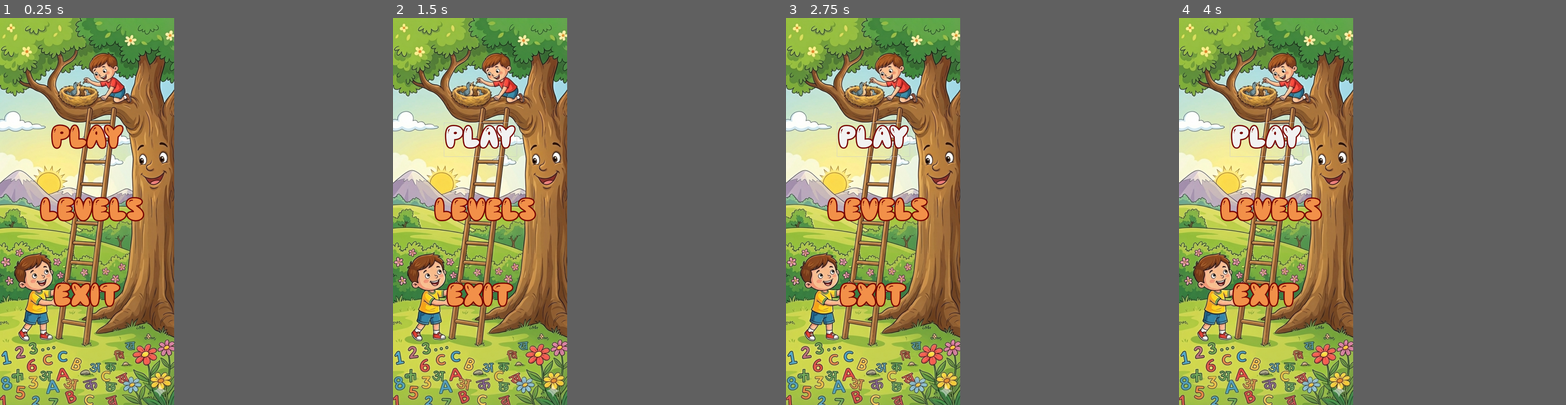
Above: before the commit, frames 1-4 (left to right).
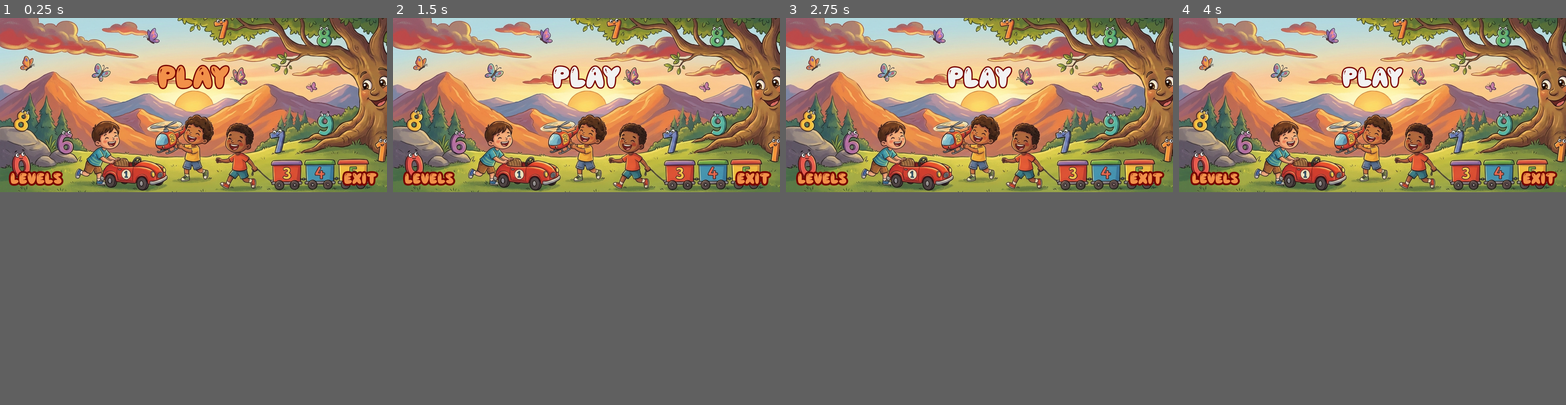
Above: after the commit, the same moments.

Repository: PramodCody/Kids_Classium
Game: Godot game, scene res://main_screen.tscn
The game is run twice, just before and just after one commit, with the same random seed, the same clock (stepped at 60 frames per second) and the same inputs. Sound files missing from this copy of the repository are replaced by a short silence.
Inputs:
- Up to frame 1 (0.25 s): no input
- Up to frame 2 (1.5 s): click "Levels" at 0.5 s; click "Play" at 1.25 s
- Up to frame 3 (2.75 s): click "Play" at 2 s
- Up to frame 4 (4 s): click "Levels" at 2.75 s; click "Play" at 3.5 s
In our replay, the window is 360x800 before the commit and 800x360 after it. These sizes can differ from the game's own. Grey fills any space a smaller window leaves; there, only what the larger window draws over its background counts as a difference.

The runs differ from the first frame. In frame 1, 66% of the frame differs, in the area x 0-100%, y 0-100%; in frame 2, 68%; in frame 3, 68%; in frame 4, 68%.

Commit message:
Main_Screen Scene Fixed

Diff:
--- a/main_screen.gd
+++ b/main_screen.gd
@@ -1,21 +1,35 @@
 extends Control
 
+#for Elastic Play
+func _process(delta: float) -> void:
+	pass
 
 func _on_play_button_pressed() -> void:
+	var new_font_size = $Play_Button.get_theme_font_size("font_size")
+	new_font_size -= 10
+	$Play_Button.add_theme_font_size_override("font_size", new_font_size)
+
 	$Button_Sound.play()
-	$Play_Button.add_theme_font_size_override("font_size", 195)
 	await $Button_Sound.finished
+
 	get_tree().change_scene_to_file("res://test_scene.tscn")
 
 
 func _on_levels_button_pressed() -> void:
+	var new_font_size = $Levels_Button.get_theme_font_size("font_size")
+	new_font_size -= 5
+
 	$Button_Sound.play()
-	$Levels_Button.add_theme_font_size_override("font_size", 195)
+	$Levels_Button.add_theme_font_size_override("font_size", new_font_size)
 	await $Button_Sound.finished
 
 
+func _on_exit_button_pressed() -> void:
+	var new_font_size = $Exit_Button.get_theme_font_size("font_size")
+	new_font_size -= 5
 
-func _on_exit_button_pressed() -> void:
 	$Button_Sound.play()
-	$Exit_Button.add_theme_font_size_override("font_size", 195)
+	$Exit_Button.add_theme_font_size_override("font_size", new_font_size)
 	await $Button_Sound.finished
+
+	get_tree().quit()
--- a/main_screen.tscn
+++ b/main_screen.tscn
@@ -1,10 +1,16 @@
-[gd_scene load_steps=6 format=3 uid="uid://csuhj8pxfpyp0"]
+[gd_scene load_steps=9 format=3 uid="uid://csuhj8pxfpyp0"]
 
 [ext_resource type="Script" uid="uid://0dmd21i1d2n0" path="res://main_screen.gd" id="1_kwhh3"]
-[ext_resource type="Texture2D" uid="uid://crai8q0avs77w" path="res://assests/images/Background_Image.png" id="1_w0p2i"]
+[ext_resource type="Texture2D" uid="uid://bgl10cn2wn4m7" path="res://assests/images/Background _Image.png" id="2_4sclt"]
 [ext_resource type="FontFile" uid="uid://r6l44rfpm70q" path="res://assests/fonts/button.otf" id="2_w0p2i"]
 [ext_resource type="AudioStream" uid="uid://b2wofwutebcjk" path="res://assests/sounds/Button_Sound.mp3" id="3_7a4el"]
 [ext_resource type="AudioStream" uid="uid://b4orfbh16q2ir" path="res://assests/sounds/Background_Sound.mp3" id="5_4sclt"]
+
+[sub_resource type="StyleBoxEmpty" id="StyleBoxEmpty_ywh4s"]
+
+[sub_resource type="StyleBoxEmpty" id="StyleBoxEmpty_ue4rx"]
+
+[sub_resource type="StyleBoxEmpty" id="StyleBoxEmpty_4sclt"]
 
 [node name="Main_Screen" type="Control"]
 layout_mode = 3
@@ -23,8 +29,8 @@
 anchor_bottom = 1.0
 grow_horizontal = 2
 grow_vertical = 2
-texture = ExtResource("1_w0p2i")
-expand_mode = 1
+texture = ExtResource("2_4sclt")
+metadata/_edit_use_anchors_ = true
 
 [node name="Play_Button" type="Button" parent="."]
 layout_mode = 1
@@ -33,67 +39,72 @@
 anchor_top = 0.5
 anchor_right = 0.5
 anchor_bottom = 0.5
-offset_left = -223.0
-offset_top = -550.0
-offset_right = 227.0
-offset_bottom = -342.0
+offset_left = -225.0
+offset_top = -260.0
+offset_right = 225.0
+offset_bottom = -52.0
 grow_horizontal = 2
 grow_vertical = 2
 theme_override_colors/font_color = Color(0.9490196, 0.5647059, 0.28627452, 1)
+theme_override_colors/font_pressed_color = Color(0.9490196, 0.5647059, 0.28627452, 1)
 theme_override_colors/font_outline_color = Color(0.4627451, 0.007843138, 0, 1)
 theme_override_constants/outline_size = 30
 theme_override_fonts/font = ExtResource("2_w0p2i")
 theme_override_font_sizes/font_size = 200
+theme_override_styles/focus = SubResource("StyleBoxEmpty_ywh4s")
 text = "Play"
 flat = true
 
 [node name="Levels_Button" type="Button" parent="."]
 layout_mode = 1
-anchors_preset = 8
-anchor_left = 0.5
-anchor_top = 0.5
-anchor_right = 0.5
-anchor_bottom = 0.5
-offset_left = -293.0
-offset_top = -100.0
-offset_right = 355.0
-offset_bottom = 108.0
-grow_horizontal = 2
-grow_vertical = 2
+anchors_preset = 2
+anchor_top = 1.0
+anchor_bottom = 1.0
+offset_left = 60.0
+offset_top = -130.0
+offset_right = 388.0
+offset_bottom = -22.0
+grow_vertical = 0
 theme_override_colors/font_color = Color(0.9490196, 0.5647059, 0.28627452, 1)
+theme_override_colors/font_pressed_color = Color(0.9490196, 0.5647059, 0.28627452, 1)
 theme_override_colors/font_outline_color = Color(0.4627451, 0.007843138, 0, 1)
-theme_override_constants/outline_size = 30
+theme_override_constants/outline_size = 45
 theme_override_fonts/font = ExtResource("2_w0p2i")
-theme_override_font_sizes/font_size = 200
+theme_override_font_sizes/font_size = 100
+theme_override_styles/focus = SubResource("StyleBoxEmpty_ue4rx")
 text = "Levels"
 flat = true
 
 [node name="Exit_Button" type="Button" parent="."]
 layout_mode = 1
-anchors_preset = 8
-anchor_left = 0.5
-anchor_top = 0.5
-anchor_right = 0.5
-anchor_bottom = 0.5
-offset_left = -225.0
-offset_top = 430.0
-offset_right = 225.0
-offset_bottom = 638.0
-grow_horizontal = 2
-grow_vertical = 2
+anchors_preset = 3
+anchor_left = 1.0
+anchor_top = 1.0
+anchor_right = 1.0
+anchor_bottom = 1.0
+offset_left = -272.0
+offset_top = -130.0
+offset_right = -60.0
+offset_bottom = -22.0
+grow_horizontal = 0
+grow_vertical = 0
 theme_override_colors/font_color = Color(0.9490196, 0.5647059, 0.28627452, 1)
+theme_override_colors/font_pressed_color = Color(0.9490196, 0.5647059, 0.28627452, 1)
 theme_override_colors/font_outline_color = Color(0.4627451, 0.007843138, 0, 1)
-theme_override_constants/outline_size = 30
+theme_override_constants/outline_size = 45
 theme_override_fonts/font = ExtResource("2_w0p2i")
-theme_override_font_sizes/font_size = 200
+theme_override_font_sizes/font_size = 100
+theme_override_styles/focus = SubResource("StyleBoxEmpty_4sclt")
 text = "Exit"
 flat = true
 
 [node name="Button_Sound" type="AudioStreamPlayer2D" parent="."]
 stream = ExtResource("3_7a4el")
+volume_db = 20.0
 
 [node name="Background_Sound" type="AudioStreamPlayer2D" parent="."]
 stream = ExtResource("5_4sclt")
+volume_db = 10.0
 autoplay = true
 parameters/looping = true
 
--- a/project.godot
+++ b/project.godot
@@ -20,8 +20,8 @@
 
 [display]
 
-window/size/viewport_width=1080
-window/size/viewport_height=2400
+window/size/viewport_width=2400
+window/size/viewport_height=1080
 window/stretch/mode="viewport"
 
 [input_devices]
Binary file added: assests/images/Background _Image.png
Not shown, added: assests/images/Background _Image.png.import
Binary file removed: assests/images/Background_Image.png
Not shown, removed: assests/images/Background_Image.png.import
Not shown, changed: Kids_Classium.apk
Not shown, changed: Kids_Classium.apk.idsig
Not shown, changed: assests/sounds/Background_Sound.mp3
